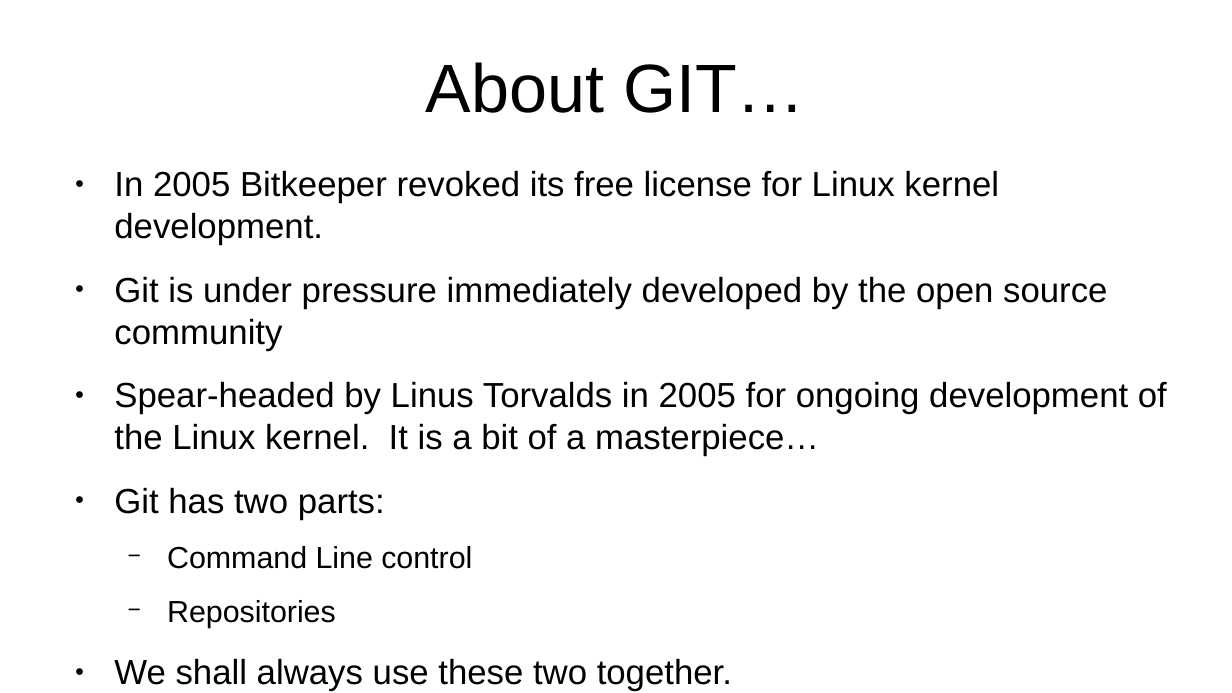
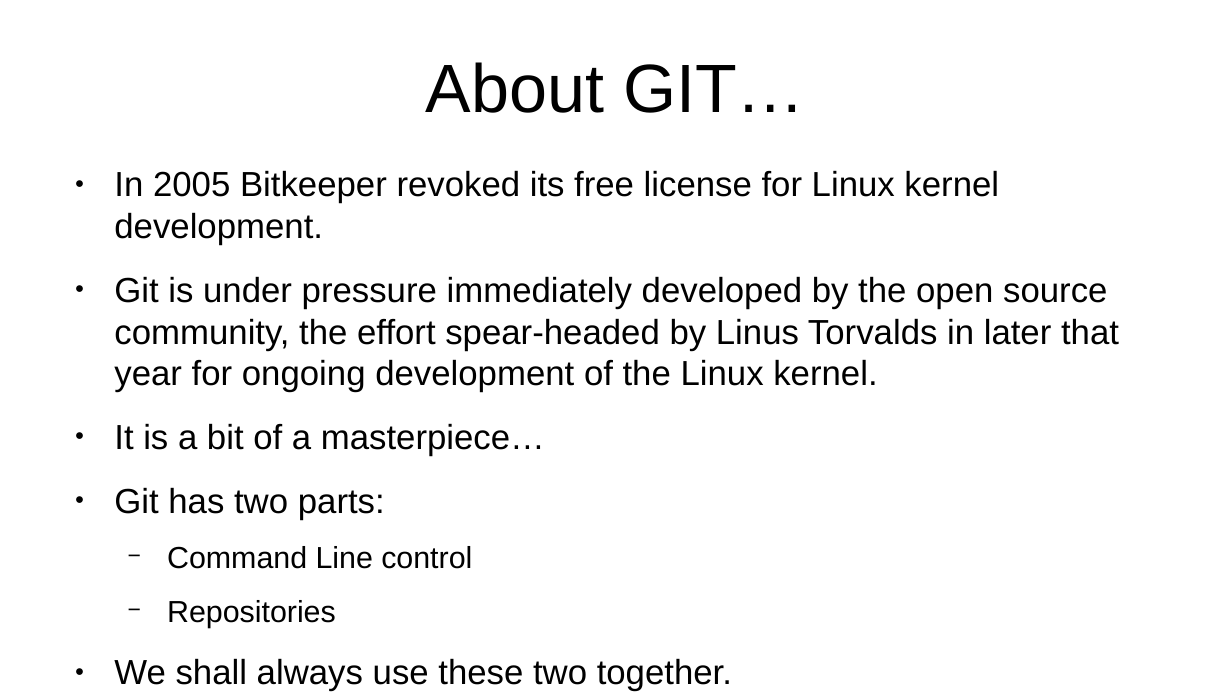
Before and after one commit to flintiii/TenStatementGit, a slide deck: slide 10 of vm_workshop_presentation.odp. Drawn at 1232x693 pixels with LibreOffice and Linux fonts; fonts in the diff are those of the drawing. Boxes give left, top, right and bottom in pixels: in the first picture for what was removed or moved away, otherwise in the second. Text is boxed around its words. In the diff, an @@ line names an element or a change of style, - is before the commit and + after.

```diff
--- a/vm_workshop_presentation.odp
+++ b/vm_workshop_presentation.odp
@@ text at bbox=[114, 276, 1119, 456]: text changed @@
-● Git is under pressure immediately developed by the open source community
-● Spear-headed by Linus Torvalds in 2005 for ongoing development of the Linux kernel. It is a bit of a masterpiece…
+● Git is under pressure immediately developed by the open source community, the effort spear-headed by Linus Torvalds in later that year for ongoing development of the Linux kernel.
+● It is a bit of a masterpiece…
```
Also in this commit, not shown: 6 other slides changed.
